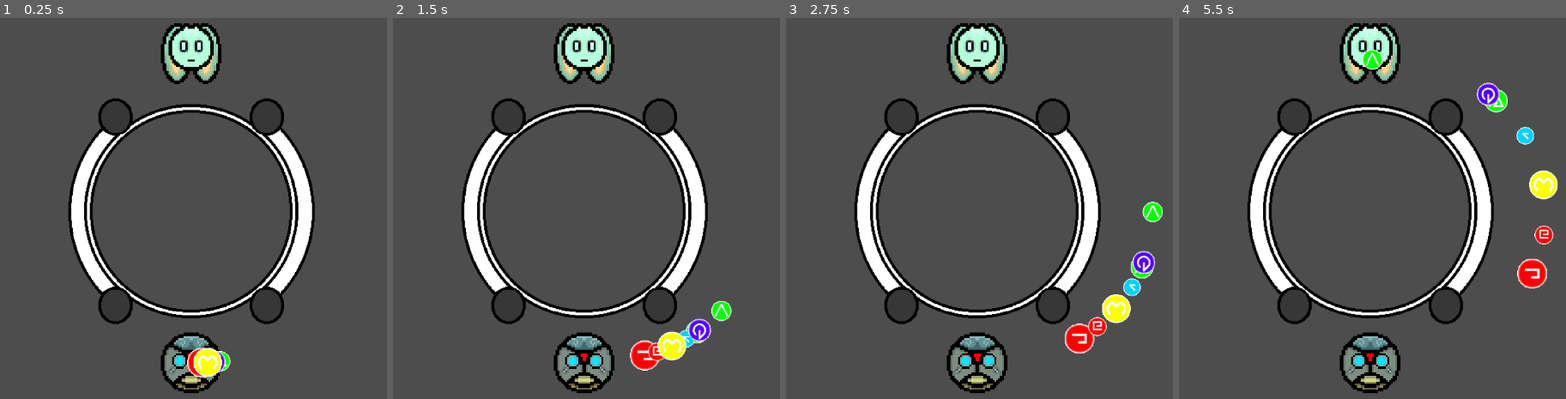
Above: before the commit, frames 1-4 (left to right).
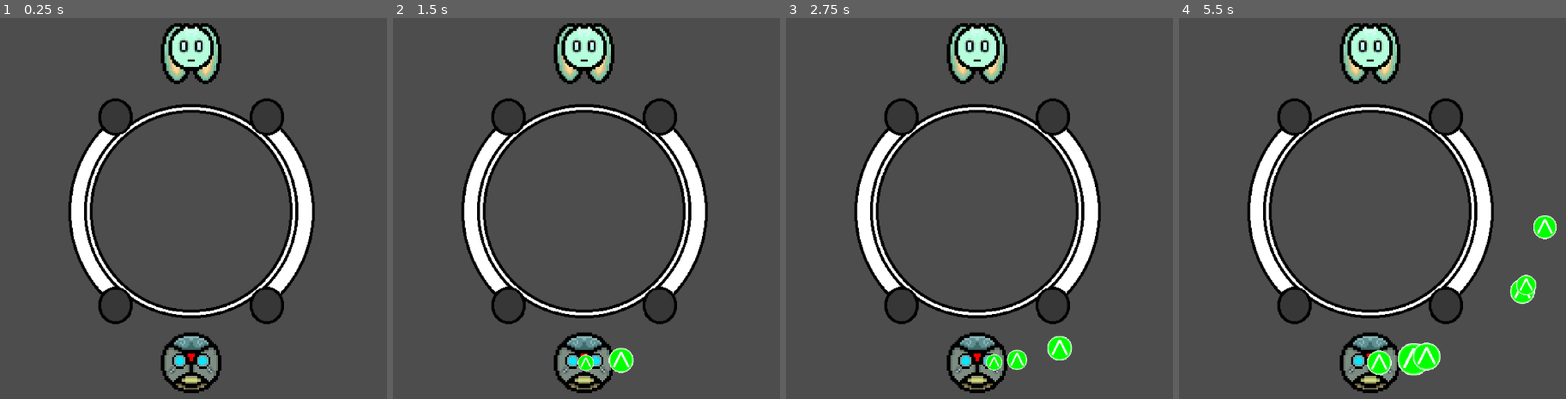
Above: after the commit, the same moments.

Repository: Technocosm/Ediction2026
Game: Godot game, scene res://Scenes/test.tscn
Two runs of this game, one before a commit and one after it. Both use one fixed random seed, a clock stepped at 60 frames per second and the inputs below.
Inputs (mouse positions are in pixels of both pictures, inside the frame that each line leads up to):
- Up to frame 1 (0.25 s): no input
- Up to frame 2 (1.5 s): move the mouse to (582, 364) at 0.52 s; tap 1 (Cast1, bound only after the commit) at 0.6, 1.35 s; click (582, 364) at 0.67 s; tap Space at 0.77 s; move the mouse to (447, 231) at 1.27 s; click (447, 231) at 1.42 s
- Up to frame 3 (2.75 s): tap Space at 1.52 s; move the mouse to (1045, 124) at 2.02 s; tap 1 (Cast1, bound only after the commit) at 2.1 s; click (1045, 124) at 2.17 s
- Up to frame 4 (5.5 s): move the mouse to (1337, 288) at 2.77 s; tap 1 (Cast1, bound only after the commit) every 0.75 s from 2.85 to 5.1 s; click (1337, 288) at 2.92 s; tap Space at 3.02, 3.77, 4.52 s; move the mouse to (outside the picture) at 3.52 s; click (outside the picture) at 3.67 s; move the mouse to (outside the picture) at 4.27 s; click (outside the picture) at 4.42 s; move the mouse to (1403, 212) at 5.02 s; click (1403, 212) at 5.17 s

The runs differ from the first frame. In frame 1, 0.7% of the frame differs, in the area x 48-60%, y 86-95%; in frame 2, 2.1%; in frame 3, 2.6%; in frame 4, 3.6%, in the area x 47-99%, y 8-94%.

Commit message:
Renamed Resources to match with Frames & added debug function to Cast Spell 1 with 1 Key. Next Implement Resource Reading

Diff:
--- a/Prefabs/edict.tscn
+++ b/Prefabs/edict.tscn
@@ -16,11 +16,11 @@
 z_index = 9
 scale = Vector2(4, 4)
 texture = ExtResource("2_lij5g")
-hframes = 9
+hframes = 10
 vframes = 6
-frame = 42
+frame = 10
 region_enabled = true
-region_rect = Rect2(0, 0, 2376, 1584)
+region_rect = Rect2(0, 0, 2640, 1584)
 region_filter_clip_enabled = true
 
 [node name="EdictHitbox" type="Area2D" parent="EdictPos"]
--- a/Resources/28_ProjectionLine.tres
+++ b/Resources/27_ProjectionLine.tres
@@ -33,7 +33,7 @@
 precise_size_boost = 1.0
 precise_speed_boost = 1.0
 precise_damage_boost = 1.0
-precise_shield_damage_boost = 1.5
+precise_shield_damage_boost = 1.0
 precise_pierce_boost = 0.0
 precise_bonus_effect = "1 Miss Allowed"
 precise_effect_strength_boost = 1.0
--- a/Scripts/Edict.gd
+++ b/Scripts/Edict.gd
@@ -15,7 +15,7 @@
 var baseSize = 0;
 
 # ANIMATION CONSTS - Counts the amount of frames on the Spritesheet
-const EDICT_SPRITESHEET_HFRAMES = 9;
+const EDICT_SPRITESHEET_HFRAMES = 10;
 const EDICT_SPRITESHEET_VFRAMES = 6;
 const EDICT_SPRITESHEET_FRAMES = EDICT_SPRITESHEET_HFRAMES * EDICT_SPRITESHEET_VFRAMES;
 
--- a/Scripts/SpellMaster.gd
+++ b/Scripts/SpellMaster.gd
@@ -23,17 +23,14 @@
 		instances[i] = EdictPrefab.instantiate();
 		add_child(instances[i]);
 
-		# For Debug - Replace Later
-		# instances[i]._setup(i);
-
-		if(i > 8 && i < 16):
-			instances[i]._setup(i);
-
 
 # Called every frame. 'delta' is the elapsed time since the previous frame.
 func _process(delta):
 
 	t += delta
+
+	if(Input.is_action_just_pressed("Cast1")):
+		SetupFreeEdict(10);
 
 	# Update Each Edict in the match each frame
 	for i in MAX_EDICTS:
@@ -43,3 +40,13 @@
 			if(instances[i].active):	# Don't Check Collision of inactive Edicts
 					if(DuelistHurtbox.overlaps_area(instances[i].getHitbox())):	# If an Edict hits the Duelist
 						Duelist.shieldFlash();
+
+
+# Look for an inactive Edict that's free to set up, then give it the ID for the Edict you want it to be.
+func SetupFreeEdict(id):
+	var num = 0;
+	while num < MAX_EDICTS:
+		if(!instances[num].active):
+			instances[num]._setup(id);
+			num = MAX_EDICTS;
+		num += 1;
--- a/project.godot
+++ b/project.godot
@@ -15,6 +15,84 @@
 config/features=PackedStringArray("4.1", "Mobile")
 config/icon="res://icon.svg"
 
+[input]
+
+Cast1={
+"deadzone": 0.5,
+"events": [Object(InputEventKey,"resource_local_to_scene":false,"resource_name":"","device":0,"window_id":0,"alt_pressed":false,"shift_pressed":false,"ctrl_pressed":false,"meta_pressed":false,"pressed":false,"keycode":0,"physical_keycode":49,"key_label":0,"unicode":0,"echo":false,"script":null)
+]
+}
+Cast2={
+"deadzone": 0.5,
+"events": [Object(InputEventKey,"resource_local_to_scene":false,"resource_name":"","device":0,"window_id":0,"alt_pressed":false,"shift_pressed":false,"ctrl_pressed":false,"meta_pressed":false,"pressed":false,"keycode":0,"physical_keycode":50,"key_label":0,"unicode":0,"echo":false,"script":null)
+]
+}
+Cast3={
+"deadzone": 0.5,
+"events": [Object(InputEventKey,"resource_local_to_scene":false,"resource_name":"","device":0,"window_id":0,"alt_pressed":false,"shift_pressed":false,"ctrl_pressed":false,"meta_pressed":false,"pressed":false,"keycode":0,"physical_keycode":51,"key_label":0,"unicode":0,"echo":false,"script":null)
+]
+}
+Cast4={
+"deadzone": 0.5,
+"events": [Object(InputEventKey,"resource_local_to_scene":false,"resource_name":"","device":0,"window_id":0,"alt_pressed":false,"shift_pressed":false,"ctrl_pressed":false,"meta_pressed":false,"pressed":false,"keycode":0,"physical_keycode":52,"key_label":0,"unicode":0,"echo":false,"script":null)
+]
+}
+Cast5={
+"deadzone": 0.5,
+"events": [Object(InputEventKey,"resource_local_to_scene":false,"resource_name":"","device":0,"window_id":0,"alt_pressed":false,"shift_pressed":false,"ctrl_pressed":false,"meta_pressed":false,"pressed":false,"keycode":0,"physical_keycode":53,"key_label":0,"unicode":0,"echo":false,"script":null)
+]
+}
+Cast6={
+"deadzone": 0.5,
+"events": [Object(InputEventKey,"resource_local_to_scene":false,"resource_name":"","device":0,"window_id":0,"alt_pressed":false,"shift_pressed":false,"ctrl_pressed":false,"meta_pressed":false,"pressed":false,"keycode":0,"physical_keycode":54,"key_label":0,"unicode":0,"echo":false,"script":null)
+]
+}
+Cast7={
+"deadzone": 0.5,
+"events": [Object(InputEventKey,"resource_local_to_scene":false,"resource_name":"","device":-1,"window_id":0,"alt_pressed":false,"shift_pressed":false,"ctrl_pressed":false,"meta_pressed":false,"pressed":false,"keycode":0,"physical_keycode":55,"key_label":0,"unicode":55,"echo":false,"script":null)
+]
+}
+Cast8={
+"deadzone": 0.5,
+"events": [Object(InputEventKey,"resource_local_to_scene":false,"resource_name":"","device":-1,"window_id":0,"alt_pressed":false,"shift_pressed":false,"ctrl_pressed":false,"meta_pressed":false,"pressed":false,"keycode":0,"physical_keycode":81,"key_label":0,"unicode":113,"echo":false,"script":null)
+]
+}
+Cast9={
+"deadzone": 0.5,
+"events": [Object(InputEventKey,"resource_local_to_scene":false,"resource_name":"","device":-1,"window_id":0,"alt_pressed":false,"shift_pressed":false,"ctrl_pressed":false,"meta_pressed":false,"pressed":false,"keycode":0,"physical_keycode":87,"key_label":0,"unicode":119,"echo":false,"script":null)
+]
+}
+Cast10={
+"deadzone": 0.5,
+"events": [Object(InputEventKey,"resource_local_to_scene":false,"resource_name":"","device":-1,"window_id":0,"alt_pressed":false,"shift_pressed":false,"ctrl_pressed":false,"meta_pressed":false,"pressed":false,"keycode":0,"physical_keycode":69,"key_label":0,"unicode":101,"echo":false,"script":null)
+]
+}
+Cast11={
+"deadzone": 0.5,
+"events": [Object(InputEventKey,"resource_local_to_scene":false,"resource_name":"","device":-1,"window_id":0,"alt_pressed":false,"shift_pressed":false,"ctrl_pressed":false,"meta_pressed":false,"pressed":false,"keycode":0,"physical_keycode":82,"key_label":0,"unicode":114,"echo":false,"script":null)
+]
+}
+Cast12={
+"deadzone": 0.5,
+"events": [Object(InputEventKey,"resource_local_to_scene":false,"resource_name":"","device":-1,"window_id":0,"alt_pressed":false,"shift_pressed":false,"ctrl_pressed":false,"meta_pressed":false,"pressed":false,"keycode":0,"physical_keycode":84,"key_label":0,"unicode":116,"echo":false,"script":null)
+]
+}
+Cast13={
+"deadzone": 0.5,
+"events": [Object(InputEventKey,"resource_local_to_scene":false,"resource_name":"","device":-1,"window_id":0,"alt_pressed":false,"shift_pressed":false,"ctrl_pressed":false,"meta_pressed":false,"pressed":false,"keycode":0,"physical_keycode":89,"key_label":0,"unicode":121,"echo":false,"script":null)
+]
+}
+Cast14={
+"deadzone": 0.5,
+"events": [Object(InputEventKey,"resource_local_to_scene":false,"resource_name":"","device":-1,"window_id":0,"alt_pressed":false,"shift_pressed":false,"ctrl_pressed":false,"meta_pressed":false,"pressed":false,"keycode":0,"physical_keycode":85,"key_label":0,"unicode":117,"echo":false,"script":null)
+]
+}
+Cast15={
+"deadzone": 0.5,
+"events": [Object(InputEventKey,"resource_local_to_scene":false,"resource_name":"","device":-1,"window_id":0,"alt_pressed":false,"shift_pressed":false,"ctrl_pressed":false,"meta_pressed":false,"pressed":false,"keycode":0,"physical_keycode":32,"key_label":0,"unicode":32,"echo":false,"script":null)
+]
+}
+
 [rendering]
 
 renderer/rendering_method="mobile"
Renamed: Resources/11_LesserForceEdict.tres -> Resources/10_LesserForceEdict.tres
Renamed: Resources/12_StandardForceEdict.tres -> Resources/11_StandardForceEdict.tres
Renamed: Resources/13_LesserBlastEdict.tres -> Resources/12_LesserBlastEdict.tres
Renamed: Resources/14_StandardBlastEdict.tres -> Resources/13_StandardBlastEdict.tres
Renamed: Resources/15_EtchingEdict.tres -> Resources/14_EtchingEdict.tres
Renamed: Resources/16_ShieldDrainCurse.tres -> Resources/15_ShieldDrainCurse.tres
Renamed: Resources/17_MendingMagic.tres -> Resources/16_MendingMagic.tres
Renamed: Resources/21_GreaterForceEdict.tres -> Resources/20_GreaterForceEdict.tres
Renamed: Resources/22_ShieldMaulerMalediction.tres -> Resources/21_ShieldMaulerMalediction.tres
Renamed: Resources/23_EmbrittlingEdict.tres -> Resources/22_EmbrittlingEdict.tres
Renamed: Resources/24_IntimidationIncantation.tres -> Resources/23_IntimidationIncantation.tres
Renamed: Resources/25_ShieldBurstBenediction.tres -> Resources/24_ShieldBurstBenediction.tres
(and 2 more such lines)
